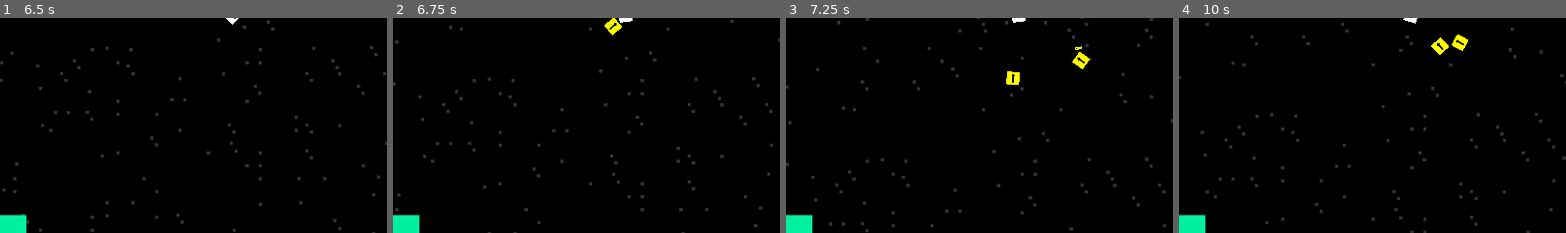
Above: before the commit, frames 1-4 (left to right).
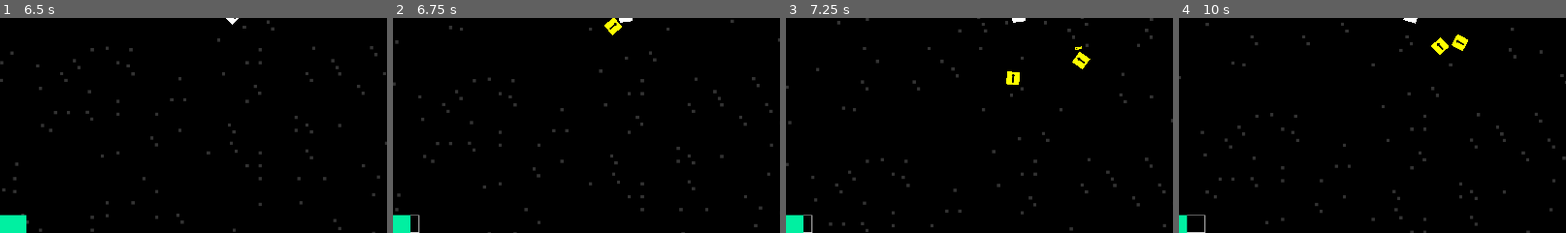
Above: after the commit, the same moments.

Repository: PoloLoveTaco/AstroSurvivor
Game: Godot game, scene res://scenes/test_map.tscn
The game is run twice, just before and just after one commit, with the same random seed, the same clock (stepped at 60 frames per second) and the same inputs.
Inputs (mouse positions are % of the whole screen's width and height, from its top left):
- Up to frame 1 (6.5 s): tap Enter at 0.5 s; move the mouse to (72, 44) at 0.52 s; hold D (right) 0.53-1.28 s; move the mouse to (30, 54) at 1.27 s; hold S (down) 1.28-2.03 s; move the mouse to (60, 27) at 2.02 s; hold D (right) 2.03-2.78 s; move the mouse to (45, 70) at 2.77 s; hold W (up) 2.78-3.53 s; move the mouse to (80, 65) at 3.52 s; hold A (left) 3.53-5.03 s; move the mouse to (20, 34) at 4.27 s; move the mouse to (55, 49) at 5.02 s; hold S (down) 5.03-5.78 s; move the mouse to (35, 24) at 5.77 s; hold D (right) from 5.78 s (still down)
- Up to frame 2 (6.75 s): move the mouse to (72, 44) at 6.52 s; release D (right) at 6.53 s; hold W (up) from 6.53 s (still down)
- Up to frame 3 (7.25 s): keep holding W (up)
- Up to frame 4 (10 s): move the mouse to (30, 54) at 7.27 s; release W (up) at 7.28 s; hold D (right) 7.28-8.03 s; move the mouse to (60, 27) at 8.02 s; hold S (down) 8.03-8.78 s; move the mouse to (45, 70) at 8.77 s; hold A (left) 8.78-9.53 s; move the mouse to (80, 65) at 9.52 s; hold W (up) from 9.53 s (still down)
The pictures show only the part of the screen within x 20-70%, y 50-100%; the shares and areas given below are measured in that part.

Frame 1 is identical in both runs. In frame 2, 0.2% of the frame differs, in the area x 4-8%, y 91-100%; in frame 3, 0.2%; in frame 4, 0.4%, in the area x 2-8%, y 91-100%.

Commit message:
[ADD] scout damages

Diff:
--- a/Scripts/Enemies/scout_enemy.gd
+++ b/Scripts/Enemies/scout_enemy.gd
@@ -1 +1,26 @@
 extends Enemy
+
+@onready var timer: Timer = $Timer
+
+var player: CharacterBody2D
+var is_player_in_range: bool = false
+var is_attack_good: bool = true
+
+func _process(_delta: float) -> void:
+	if is_player_in_range and is_attack_good:
+		player.take_damage(damage)
+		is_attack_good = false
+		timer.start()
+
+func _on_area_2d_body_entered(body: Node2D) -> void:
+	if body.is_in_group("Player"):
+		player = body
+		is_player_in_range = true
+
+func _on_area_2d_body_exited(body: Node2D) -> void:
+	if body.is_in_group("Player"):
+		is_player_in_range = false
+		timer.start()
+
+func _on_timer_timeout() -> void:
+	is_attack_good = true
--- a/Scripts/player.gd
+++ b/Scripts/player.gd
@@ -40,7 +40,12 @@
 	b.look_at(get_global_mouse_position())
 	get_tree().current_scene.add_child(b)
 
-
 func _on_shooting_timer_timeout() -> void:
 	shoot()
 	shooting_timer.start()
+
+func take_damage(amount: float):
+	health -= amount
+	health_bar.value = health
+	if health <= 0:
+		queue_free()
--- a/scenes/NormalEnemy.tscn
+++ b/scenes/NormalEnemy.tscn
@@ -1,7 +1,7 @@
 [gd_scene load_steps=5 format=3 uid="uid://crjvq200hl46w"]
 
 [ext_resource type="Script" uid="uid://dlbsv1xl8hyea" path="res://Scripts/Enemies/normal_enemy.gd" id="1_tnwmr"]
-[ext_resource type="PackedScene" uid="uid://c42lfqmk810gn" path="res://Scenes/damage_popup.tscn" id="2_c62eb"]
+[ext_resource type="PackedScene" uid="uid://c42lfqmk810gn" path="res://scenes/damage_popup.tscn" id="2_c62eb"]
 [ext_resource type="Texture2D" uid="uid://dihehvx6a66e2" path="res://Assets/tmp.png" id="2_tnwmr"]
 
 [sub_resource type="RectangleShape2D" id="RectangleShape2D_614tr"]
--- a/scenes/ScoutEnemy.tscn
+++ b/scenes/ScoutEnemy.tscn
@@ -1,11 +1,14 @@
-[gd_scene load_steps=5 format=3 uid="uid://dmfh1imb32ewl"]
+[gd_scene load_steps=6 format=3 uid="uid://dmfh1imb32ewl"]
 
 [ext_resource type="Script" uid="uid://7brapxhwtppo" path="res://Scripts/Enemies/scout_enemy.gd" id="1_qeg1l"]
 [ext_resource type="Texture2D" uid="uid://dihehvx6a66e2" path="res://Assets/tmp.png" id="2_qeg1l"]
-[ext_resource type="PackedScene" uid="uid://c42lfqmk810gn" path="res://Scenes/damage_popup.tscn" id="2_wlj0x"]
+[ext_resource type="PackedScene" uid="uid://c42lfqmk810gn" path="res://scenes/damage_popup.tscn" id="2_wlj0x"]
 
 [sub_resource type="RectangleShape2D" id="RectangleShape2D_614tr"]
 size = Vector2(32, 32)
+
+[sub_resource type="CircleShape2D" id="CircleShape2D_ptqu6"]
+radius = 29.0
 
 [node name="ScoutEnemy" type="RigidBody2D" groups=["Enemy"]]
 mass = 30.0
@@ -21,3 +24,15 @@
 
 [node name="CollisionShape2D" type="CollisionShape2D" parent="."]
 shape = SubResource("RectangleShape2D_614tr")
+
+[node name="Timer" type="Timer" parent="."]
+wait_time = 0.5
+
+[node name="Area2D" type="Area2D" parent="."]
+
+[node name="CollisionShape2D" type="CollisionShape2D" parent="Area2D"]
+shape = SubResource("CircleShape2D_ptqu6")
+
+[connection signal="timeout" from="Timer" to="." method="_on_timer_timeout"]
+[connection signal="body_entered" from="Area2D" to="." method="_on_area_2d_body_entered"]
+[connection signal="body_exited" from="Area2D" to="." method="_on_area_2d_body_exited"]
--- a/scenes/player.tscn
+++ b/scenes/player.tscn
@@ -12,6 +12,10 @@
 content_margin_right = 2.0
 content_margin_bottom = 2.0
 bg_color = Color(0, 0, 0, 1)
+border_width_left = 2
+border_width_top = 2
+border_width_right = 2
+border_width_bottom = 2
 corner_detail = 6
 
 [sub_resource type="StyleBoxFlat" id="StyleBoxFlat_qhqgy"]
--- a/scenes/test_map.tscn
+++ b/scenes/test_map.tscn
@@ -1,6 +1,6 @@
 [gd_scene load_steps=25 format=4 uid="uid://b8kofflg7w03l"]
 
-[ext_resource type="PackedScene" uid="uid://la12skvujt13" path="res://Scenes/player.tscn" id="1_6ulkd"]
+[ext_resource type="PackedScene" uid="uid://la12skvujt13" path="res://scenes/player.tscn" id="1_6ulkd"]
 [ext_resource type="Script" uid="uid://dga0eclw7g0pl" path="res://Scripts/test_map.gd" id="1_bdpbv"]
 [ext_resource type="Texture2D" uid="uid://dk4gf0yvg0jml" path="res://Assets/space_001.png" id="3_57l66"]
 [ext_resource type="Script" uid="uid://x3avyum83o50" path="res://Scripts/enemy_spawner.gd" id="4_gbc2j"]
